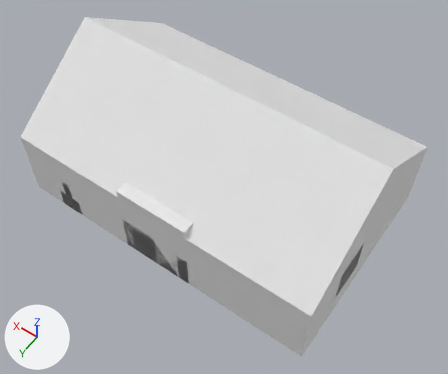
One commit to the OBJ model G53GRA-Coursework/Code/Data/Models/Map.obj: the scene before it, then after it.
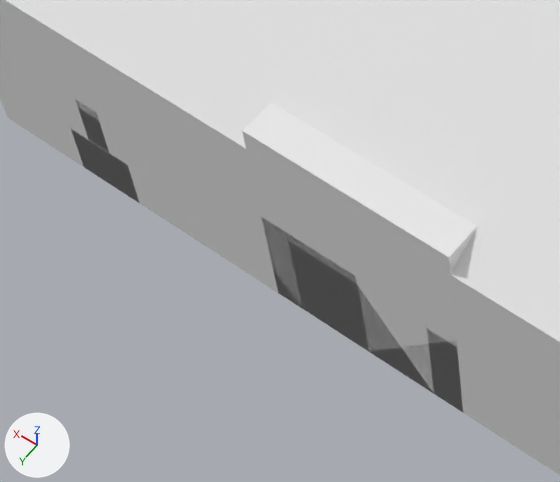
Each version appears first whole from a 50 mm lens placed at (-5.41, 7.52, 12.03), pointed at (-0.46, 0.6, 1.16), and next in a close-up on the part from 8% to 49% of the width and 40% to 82% of the height. Arrows for +X, +Y and +Z are at lower left; the lights stay in place. Where no turn or scale is listed for an object, it has been applied to the vertices. Vertices at the same position are counted once.

Names of what the first close-up shows: 'Cube.004_Cube.037', 'Cube.005_Cube.038', 'Roof-front_Plane.002', 'Walls_Cube.033'.
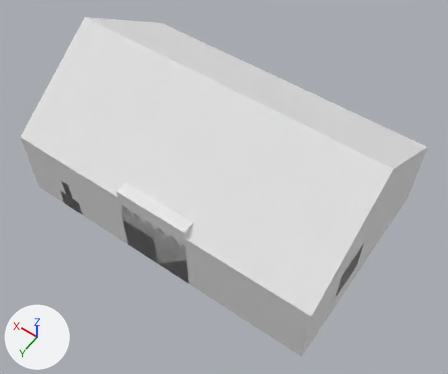
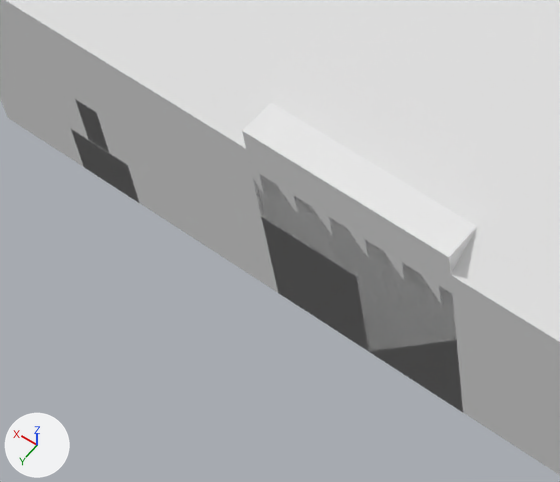
What differs and where, as boxes (x1, y1, x2, y2) in the close-ups (560 x 482 px):
```json
{"part": 1, "of": "me_walls_cube_033", "change": "added", "after": [0, 0, 560, 475]}
```

Scene script edits in JSON lines:
```json
{"op": "add", "block": "mat_material_woodwall_none", "code": ["mat_material_woodwall_none = principled_material('material_woodwall_NONE')", "mat_material_woodwall_none.base_color = (0.8, 0.8, 0.8)  # white #e7e7e7", "mat_material_woodwall_none.roughness = 1.0"]}
{"block": "me_walls_cube_033", "where": "# used by ob_walls_cube_033; location = (0.0, 0.0, 0.0)"}
{"op": "remove", "block": "me_walls_cube_033", "code": "me_walls_cube_033.from_pydata(...)  # 62 vertices, 70 faces; spans x -3.75..3.75, y -2.5..2.5, z 0.0..1.8"}
{"op": "add", "block": "me_walls_cube_033", "code": "me_walls_cube_033.from_pydata(...)  # 473 vertices, 756 faces; spans x -3.75..3.75, y -2.5..2.5, z 0.0..1.8"}
{"block": "me_walls_cube_033", "change": "me_walls_cube_033 part 1: 411 vertices added at x -3.75..3.75, y -2.5..2.5, z 0.0..1.8"}
{"op": "add", "block": "me_walls_cube_033", "code": "me_walls_cube_033.materials.append(mat_material_woodwall_none)  # white #e7e7e7"}
```
